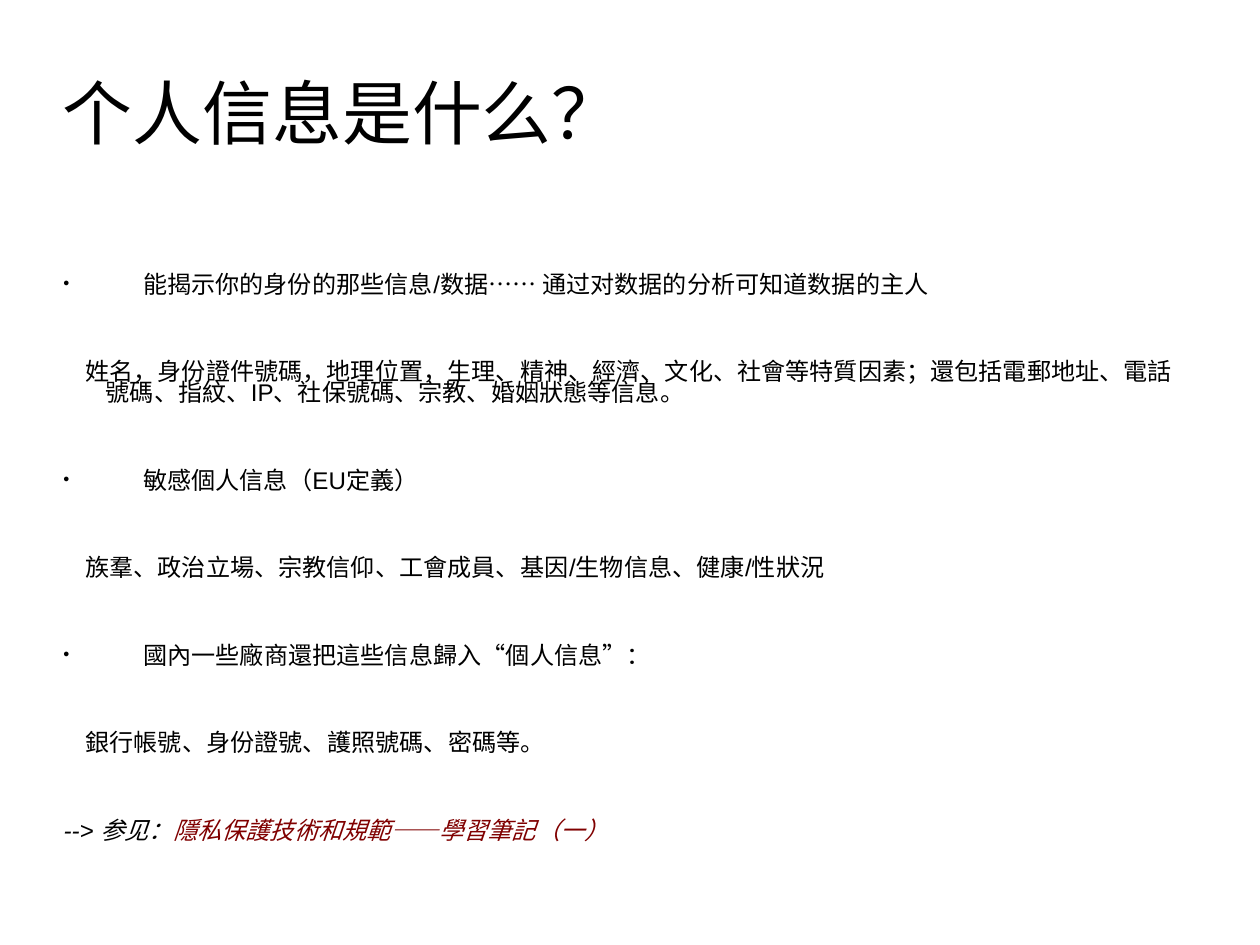
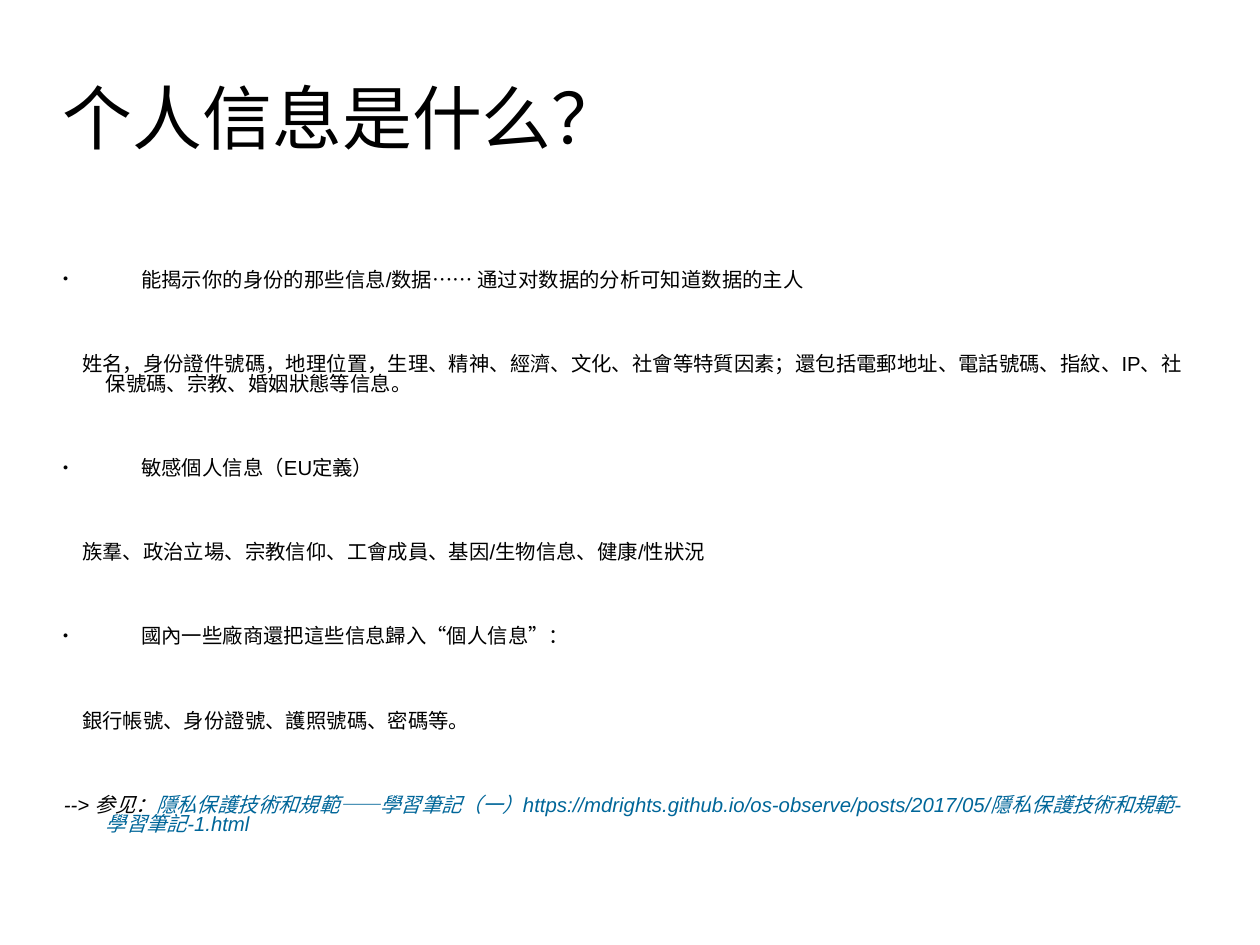
Before and after one commit to awesome-archive/Digital-rights, a slide deck: slide 10 of security-training-1.ppt. Drawn at 1260x945 pixels with LibreOffice and Linux fonts; fonts in the diff are those of the drawing; background and template pictures are left out. Boxes give left, top, right and bottom in pixels: in the first picture for what was removed or moved away, otherwise in the second. Text is boxed around its words. In the diff, an @@ line names an element or a change of style, - is before the commit and + after.

```diff
--- a/security-training-1.ppt
+++ b/security-training-1.ppt
@@ title "个人信息是什么？" at (63, 84, 622, 150): font Arial to Times New Roman; line spacing 0.93 to 1 @@
@@ text at (82, 270, 1181, 730): size 15.2 to 12.8 pt in "能揭示你的身份的那些信息/数据…… 通过对数据的分析可知道数据的主人", "姓名，身份證件號碼，地理位置，生理、精神、經濟、文化、社會等特質因素；還包括電郵地址、電話號碼、指紋、IP、社保號碼、宗 ...", "敏感個人信息（EU定義）", "族羣、政治立場、宗教信仰、工會成員、基因/生物信息、健康/性狀況、性取向。" and 2 more places; line spacing 0.73 to 0.8 @@
@@ text at (95, 794, 1174, 833): text changed; size 15.2 to 12.8 pt; text colour #800000 to #006699 @@
---> 参见：隱私保護技術和規範——學習筆記（一）
+--> 参见：隱私保護技術和規範——學習筆記（一）https://mdrights.github.io/os-observe/posts/2017/05/隱私保護技術和規範-學習筆記-1.html
```
Also in this commit, not shown: 10 other slides changed, 10 other files.
